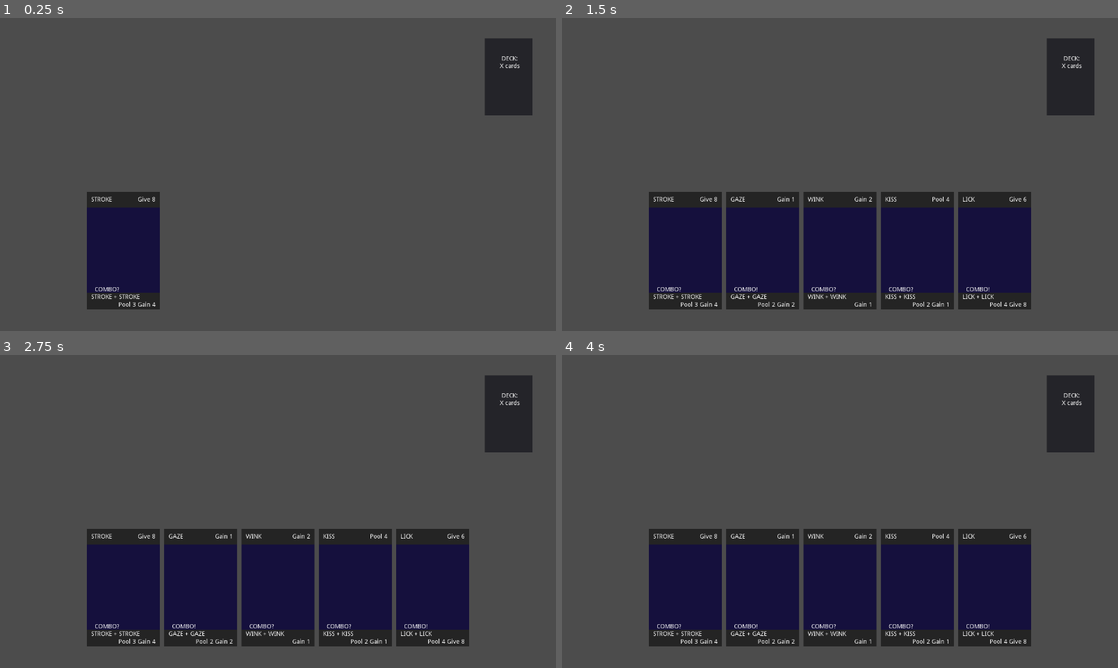
Above: before the commit, frames 1-4 (two rows, left to right).
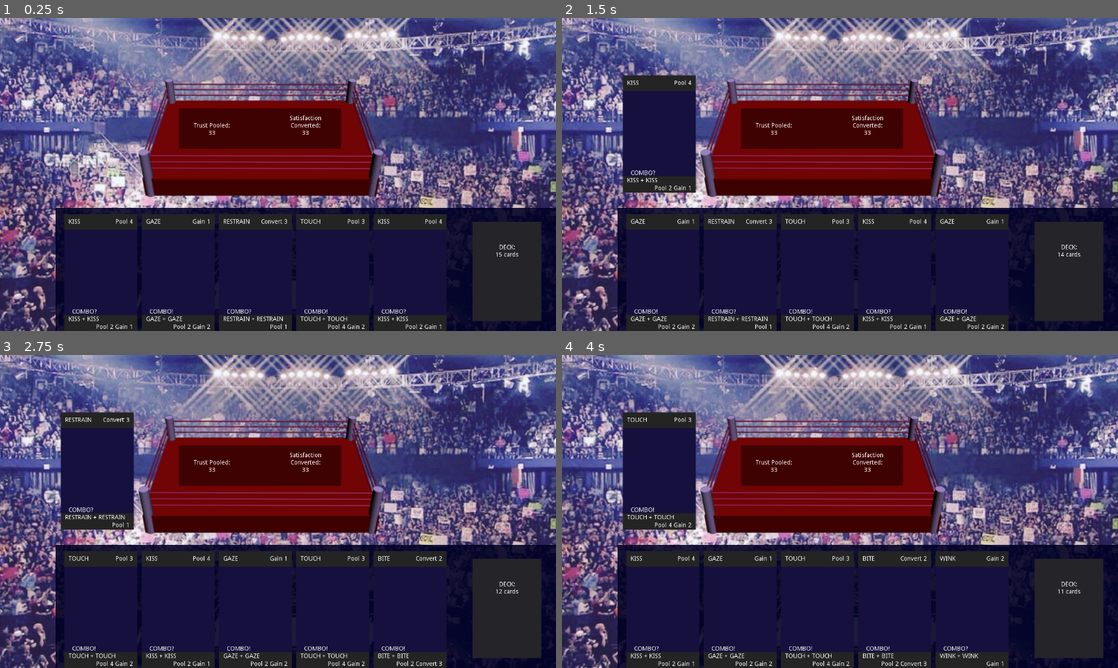
Above: after the commit, the same moments.

Repository: craigostrin/CWrestling
Game: Godot game, scene res://Scenes/Combat.tscn
Same seed, same stepped clock (60 frames per second), same inputs: the game is played once before the commit and once after it.
Inputs (mouse positions are in pixels of both pictures, inside the frame that each line leads up to):
- Up to frame 1 (0.25 s): no input
- Up to frame 2 (1.5 s): tap Enter (ui_accept) at 0.5, 0.77, 0.8, 1.07, 1.35 s; move the mouse to (962, 158) at 0.52 s; click (962, 158) at 0.6 s; move the mouse to (728, 190) at 1.27 s
- Up to frame 3 (2.75 s): tap Enter (ui_accept) at 1.52, 1.82, 2, 2.3 s; click (166, 527) at 1.55 s; move the mouse to (333, 442) at 2.02 s; click (333, 442) at 2.1 s
- Up to frame 4 (4 s): tap Enter (ui_accept) at 2.75, 3.02, 3.32, 3.5, 3.6, 3.77 s; move the mouse to (812, 574) at 2.77 s; click (812, 574) at 2.85 s; move the mouse to (1006, 558) at 3.52 s

The runs differ from the first frame. In frame 1, 96% of the frame differs, in the area x 0-100%, y 0-100%; in frame 2, 84%; in frame 3, 84%; in frame 4, 84%.

Commit message:
Add draw_card and play_card
Hand draws to 5, left-click to play the left-most card in hand

Diff:
--- a/Cards/CardData.gd
+++ b/Cards/CardData.gd
@@ -1,9 +1,17 @@
 extends Resource
 class_name CardData
 
-export(String) var name setget ,get_name
-export(int) var deck_count setget ,get_deck_count
-export(String) var combo_card setget ,get_combo_card
+### Might want to change this into just a single data file that includes
+### all card stats in one place. Also cuz editing CardData in the inspector
+### is just kind of time consuming and a pain.
+###
+### Can use "if 'property' in Object" to check if a card has a variable
+### Or can keep checking Null, or (cuz apparently null is bad) you can set
+### everything to 0 and just check "if > 0"
+
+export(String) var name
+export(int) var deck_count
+export(String) var combo_card
 export(bool) var good_combo
 export(String) var combo_flavor_text
 
@@ -17,27 +25,13 @@
 
 export(phases) var phase_played
 
-# Regular actions
-#export(int) var trust_given = null
-#export(int) var trust_gained = null
-#export(int) var trust_pooled = null
-#export(int) var trust_converted = null
-#export(int) var satisfaction_released = null
-#
-## Combo actions
-#export(int) var c_trust_given = null
-#export(int) var c_trust_gained = null
-#export(int) var c_trust_pooled = null
-#export(int) var c_trust_converted = null
-#export(int) var c_satisfaction_released = null
-
 export(Dictionary) var effects = {
 	'Give' : null,
 	'Gain' : null,
 	'Pool' : null,
 	'Convert' : null,
 	'Satisfy' : null,
-} setget ,get_effects
+}
 
 export(Dictionary) var combo_effects = {
 	'Give' : null,
@@ -45,41 +39,4 @@
 	'Pool' : null,
 	'Convert' : null,
 	'Satisfy' : null,
-} setget ,get_combo_effects
-
-
-func get_name():
-	return name
-
-
-func get_deck_count():
-	return deck_count
-
-
-func get_combo_card():
-	return combo_card
-
-
-func get_effects():
-	return effects
-
-
-func get_combo_effects():
-	return combo_effects
-
-#var effects = []
-#var combo_effects = []
-
-#func _init():
-#	if trust_given:
-#		effects.append(trust_given)
-#	if trust_gained:
-#		effects.append(trust_gained)
-#	if trust_pooled:
-#		effects.append(trust_pooled)
-#	if trust_converted != 0:
-#		effects.append(trust_converted)
-#		print(trust_converted)
-#	if satisfaction_released:
-#		effects.append(satisfaction_released)
-#	print(effects)
+}
--- a/Cards/Touch.tres
+++ b/Cards/Touch.tres
@@ -5,7 +5,7 @@
 [resource]
 script = ExtResource( 1 )
 name = "Touch"
-deck_count = 0
+deck_count = 4
 combo_card = "Touch"
 good_combo = true
 combo_flavor_text = "Mutual Caress"
--- a/Scenes/Card.gd
+++ b/Scenes/Card.gd
@@ -10,22 +10,48 @@
 
 onready var nameLabel = $Panel/VBoxContainer/Header/HBoxContainer/NameLabel
 onready var effectsContainer = $Panel/VBoxContainer/Header/HBoxContainer/EffectsContainer
-#onready var effect1Label = $Panel/VBoxContainer/Header/HBoxContainer/Effects/Effect1Label
-#onready var effect2Label = $Panel/VBoxContainer/Header/HBoxContainer/Effects/Effect2Label
 #onready var artRect = $Panel/VBoxContainer/TextureRect
 onready var comboHeader = $Panel/VBoxContainer/Footer/ComboHeader
 onready var comboLabel = $Panel/VBoxContainer/Footer/VBoxContainer/ComboLabel
 onready var comboEffectsContainer = $Panel/VBoxContainer/Footer/VBoxContainer/ComboEffectsContainer
-#onready var comboEffect1Label = $Panel/VBoxContainer/Footer/VBoxContainer/ComboEffects/ComboEffect1Label
-#onready var comboEffect2Label = $Panel/VBoxContainer/Footer/VBoxContainer/ComboEffects/ComboEffect2Label
-
 
 var card_data: CardData
 
+enum {
+	IN_HAND,
+	IN_PLAY,
+	FOCUS_IN_HAND,
+	MOVE_CARD_TO_PLAY,
+}
 
-func set_card_data(cd: CardData):
-	card_data = cd
+var state = IN_HAND
+
+var start_pos = 0
+var target_pos = 0
+var time = 0
+
+
+func _ready():
 	update_display()
+
+
+func _physics_process(delta):
+	match state:
+		IN_HAND:
+			pass
+		IN_PLAY:
+			pass
+		FOCUS_IN_HAND:
+			pass
+		MOVE_CARD_TO_PLAY:
+			# can you just do linear_interpolate(t_p, delta)?
+			if time <= 1:
+				rect_position = start_pos.linear_interpolate(target_pos, time)
+				time += delta
+			else:
+				rect_position = target_pos
+				state = IN_PLAY
+				time = 0
 
 
 func update_display():
@@ -37,11 +63,11 @@
 
 
 func set_card_name():
-	nameLabel.text = card_data.get_name()
+	nameLabel.text = card_data.name
 
 
 func set_effects():
-	var fx = card_data.get_effects()
+	var fx = card_data.effects
 	create_effect_labels(fx, effectsContainer)
 
 
@@ -54,12 +80,12 @@
 
 func set_combo_label():
 	var _name = card_data.name
-	var _combo_card = card_data.get_combo_card()
+	var _combo_card = card_data.combo_card
 	comboLabel.text = _name + ' + ' + _combo_card
 
 
 func set_combo_effects():
-	var fx = card_data.get_combo_effects()
+	var fx = card_data.combo_effects
 	create_effect_labels(fx, comboEffectsContainer)
 
 
--- a/Scenes/Card.tscn
+++ b/Scenes/Card.tscn
@@ -14,6 +14,7 @@
 margin_right = 84.0
 margin_bottom = 135.0
 rect_min_size = Vector2( 168, 270 )
+rect_pivot_offset = Vector2( 84, 135 )
 script = ExtResource( 1 )
 __meta__ = {
 "_edit_use_anchors_": false
--- a/Scenes/Combat.gd
+++ b/Scenes/Combat.gd
@@ -7,16 +7,31 @@
 var max_hand_size = 5
 
 func _ready():
+	for i in range(5):
+		draw_card()
+
+
+func _input(_event):
+	if Input.is_action_just_pressed('ui_accept'):
+		draw_card()
+	if Input.is_action_just_pressed('left_click'):
+		play_card()
+
+
+func play_card():
+	var card = hand.take_card()
+	$CanvasLayer/CombatGUI/PlayerCardPos.add_child(card)
+	update_hand_count()
 	draw_card()
 
 
 func draw_card():
 	if current_hand_size >= max_hand_size:
 		return
-	var new_card = deck.remove_top_card()
+	var new_card = deck.take_top_card()
 	hand.add_card(new_card)
-	current_hand_size += 1
+	update_hand_count()
 
-func _input(event):
-	if Input.is_action_just_pressed('ui_accept'):
-		draw_card()
+
+func update_hand_count():
+	current_hand_size = $CanvasLayer/CombatGUI/PlayerHand/HBoxContainer.get_children().size()
--- a/Scenes/Combat.tscn
+++ b/Scenes/Combat.tscn
@@ -14,6 +14,8 @@
 [ext_resource path="res://Cards/Restrain.tres" type="Resource" id=12]
 [ext_resource path="res://Cards/Kiss.tres" type="Resource" id=13]
 [ext_resource path="res://Scenes/Combat.gd" type="Script" id=14]
+[ext_resource path="res://Images/rectangle-wrestling-ring_cropped.png" type="Texture" id=15]
+[ext_resource path="res://Images/crowd.jpg" type="Texture" id=16]
 
 [node name="Combat" type="Node2D"]
 script = ExtResource( 14 )
@@ -27,18 +29,35 @@
 "_edit_use_anchors_": false
 }
 
+[node name="ColorRect" type="ColorRect" parent="CanvasLayer/CombatGUI"]
+anchor_right = 1.0
+anchor_bottom = 1.0
+margin_left = 128.0
+margin_top = 437.0
+margin_right = 52.0
+margin_bottom = 59.0
+color = Color( 0, 0, 0.141176, 0.882353 )
+__meta__ = {
+"_edit_use_anchors_": false
+}
+
 [node name="PlayerHand" parent="CanvasLayer/CombatGUI" instance=ExtResource( 1 )]
+margin_left = 147.674
+margin_top = 450.912
+margin_right = -252.326
+margin_bottom = 0.911682
 
 [node name="Deck" type="Control" parent="CanvasLayer/CombatGUI"]
 anchor_left = 1.0
+anchor_top = 1.0
 anchor_right = 1.0
-margin_left = -164.061
-margin_top = 46.7194
-margin_right = -54.061
-margin_bottom = 223.719
+anchor_bottom = 1.0
+margin_left = -192.0
+margin_top = -251.0
+margin_right = -34.0
+margin_bottom = -23.0
 script = ExtResource( 2 )
 __meta__ = {
-"_edit_group_": true,
 "_edit_use_anchors_": false
 }
 card_base = [ ExtResource( 4 ), ExtResource( 3 ), ExtResource( 8 ), ExtResource( 13 ), ExtResource( 9 ), ExtResource( 10 ), ExtResource( 11 ), ExtResource( 12 ), ExtResource( 6 ), ExtResource( 7 ), ExtResource( 5 ) ]
@@ -53,10 +72,81 @@
 [node name="Label" type="Label" parent="CanvasLayer/CombatGUI/Deck/Panel"]
 anchor_left = 0.5
 anchor_right = 0.5
-margin_left = -20.0
-margin_top = 40.0
-margin_right = 20.0
-margin_bottom = 52.0429
+margin_left = -43.5
+margin_top = 52.0
+margin_right = 43.5
+margin_bottom = 83.0
 text = "DECK:
 X cards"
 align = 1
+
+[node name="RingBackground" type="TextureRect" parent="CanvasLayer/CombatGUI"]
+anchor_left = 0.5
+anchor_top = 0.378
+anchor_right = 0.5
+anchor_bottom = 0.378
+margin_left = -340.0
+margin_top = -158.16
+margin_right = 252.0
+margin_bottom = 159.84
+texture = ExtResource( 15 )
+stretch_mode = 6
+
+[node name="CenterPools" type="Control" parent="CanvasLayer/CombatGUI"]
+anchor_left = 0.468
+anchor_top = 0.347
+anchor_right = 0.468
+anchor_bottom = 0.347
+margin_left = -187.04
+margin_top = -41.84
+margin_right = 185.96
+margin_bottom = 51.16
+
+[node name="ColorRect" type="ColorRect" parent="CanvasLayer/CombatGUI/CenterPools"]
+anchor_right = 1.0
+anchor_bottom = 1.0
+color = Color( 0, 0, 0, 0.443137 )
+__meta__ = {
+"_edit_use_anchors_": false
+}
+
+[node name="TrustPoolLabel" type="Label" parent="CanvasLayer/CombatGUI/CenterPools/ColorRect"]
+anchor_left = 0.5
+anchor_top = 0.5
+anchor_right = 0.5
+anchor_bottom = 0.5
+margin_left = -152.039
+margin_top = -13.5373
+margin_right = -68.039
+margin_bottom = 17.4627
+text = "Trust Pooled:
+33"
+align = 1
+
+[node name="SatisfactionLabel" type="Label" parent="CanvasLayer/CombatGUI/CenterPools/ColorRect"]
+anchor_left = 0.5
+anchor_top = 0.5
+anchor_right = 0.5
+anchor_bottom = 0.5
+margin_left = 63.7173
+margin_top = -30.4926
+margin_right = 147.717
+margin_bottom = 17.5074
+text = "Satisfaction
+Converted:
+33"
+align = 1
+
+[node name="PlayerCardPos" type="Position2D" parent="CanvasLayer/CombatGUI"]
+position = Vector2( 140, 132 )
+
+[node name="OppCardPos" type="Position2D" parent="CanvasLayer/CombatGUI"]
+position = Vector2( 905, 132 )
+
+[node name="crowd" type="Sprite" parent="."]
+position = Vector2( 707.942, 353.665 )
+scale = Vector2( 1.50191, 1.50191 )
+texture = ExtResource( 16 )
+__meta__ = {
+"_edit_lock_": true
+}
--- a/Scenes/Deck.gd
+++ b/Scenes/Deck.gd
@@ -1,29 +1,41 @@
 extends Control
+
+onready var deckLabel = $Panel/Label
 
 export(Array, Resource) var card_base
 var deck = []
+var card_count setget set_card_count
 
 func _ready():
 	randomize()
 	setup_deck()
+	self.card_count = deck.size()
 
 
-func remove_top_card() -> CardData:
+func take_top_card() -> CardData:
 	var card = deck[0]
 	deck.erase(card)
-	print('Current deck: ' + str(deck))
+	self.card_count -= 1
 	return card
 
 
 func setup_deck():
 	for card in card_base:
-		if card.has_method('get_deck_count'):
-			var deck_count = card.get_deck_count()
+		if 'deck_count' in card:
+			var deck_count = card.deck_count
 
 			# Might want a unique ID for each card
 			for i in deck_count:
 				deck.append(card)
-				print(card.get_name() + ': ' + str(i))
 
 	deck.shuffle()
 	print('Initial deck: ' + str(deck))
+
+
+func set_card_count(value):
+	card_count = value
+	update_label()
+
+
+func update_label():
+	deckLabel.text = 'DECK:\n' + str(card_count) + ' cards'
--- a/Scenes/PlayerHand.gd
+++ b/Scenes/PlayerHand.gd
@@ -5,5 +5,12 @@
 
 func add_card(data: CardData):
 	var new_card = card_scene.instance()
+	new_card.card_data = data
 	$HBoxContainer.add_child(new_card)
-	new_card.set_card_data(data)
+	#new_card.set_card_data(data)
+
+
+func take_card() -> Control:
+	var card = $HBoxContainer.get_children()[0]
+	$HBoxContainer.remove_child(card)
+	return card
--- a/Scenes/PlayerHand.tscn
+++ b/Scenes/PlayerHand.tscn
@@ -1,7 +1,6 @@
-[gd_scene load_steps=3 format=2]
+[gd_scene load_steps=2 format=2]
 
 [ext_resource path="res://Scenes/PlayerHand.gd" type="Script" id=1]
-[ext_resource path="res://Scenes/Card.tscn" type="PackedScene" id=2]
 
 [node name="PlayerHand" type="Control"]
 anchor_right = 1.0
@@ -22,10 +21,3 @@
 __meta__ = {
 "_edit_use_anchors_": false
 }
-
-[node name="Card" parent="HBoxContainer" instance=ExtResource( 2 )]
-visible = false
-margin_left = 0.0
-margin_top = 0.0
-margin_right = 168.0
-margin_bottom = 270.0
--- a/project.godot
+++ b/project.godot
@@ -29,6 +29,19 @@
 window/size/width=1280
 window/size/height=720
 
+[input]
+
+left_click={
+"deadzone": 0.5,
+"events": [ Object(InputEventMouseButton,"resource_local_to_scene":false,"resource_name":"","device":0,"alt":false,"shift":false,"control":false,"meta":false,"command":false,"button_mask":0,"position":Vector2( 0, 0 ),"global_position":Vector2( 0, 0 ),"factor":1.0,"button_index":1,"pressed":false,"doubleclick":false,"script":null)
+ ]
+}
+right_click={
+"deadzone": 0.5,
+"events": [ Object(InputEventMouseButton,"resource_local_to_scene":false,"resource_name":"","device":0,"alt":false,"shift":false,"control":false,"meta":false,"command":false,"button_mask":0,"position":Vector2( 0, 0 ),"global_position":Vector2( 0, 0 ),"factor":1.0,"button_index":2,"pressed":false,"doubleclick":false,"script":null)
+ ]
+}
+
 [rendering]
 
 environment/default_environment="res://default_env.tres"
Binary file added: Images/crowd.jpg
Not shown, added: Images/crowd.jpg.import
Binary file added: Images/rectangle-wrestling-ring.png
Not shown, added: Images/rectangle-wrestling-ring.png.import
Binary file added: Images/rectangle-wrestling-ring_cropped.png
Not shown, added: Images/rectangle-wrestling-ring_cropped.png.import
Not shown: 1 places in Scenes/Combat.tscn that only renumber resources
